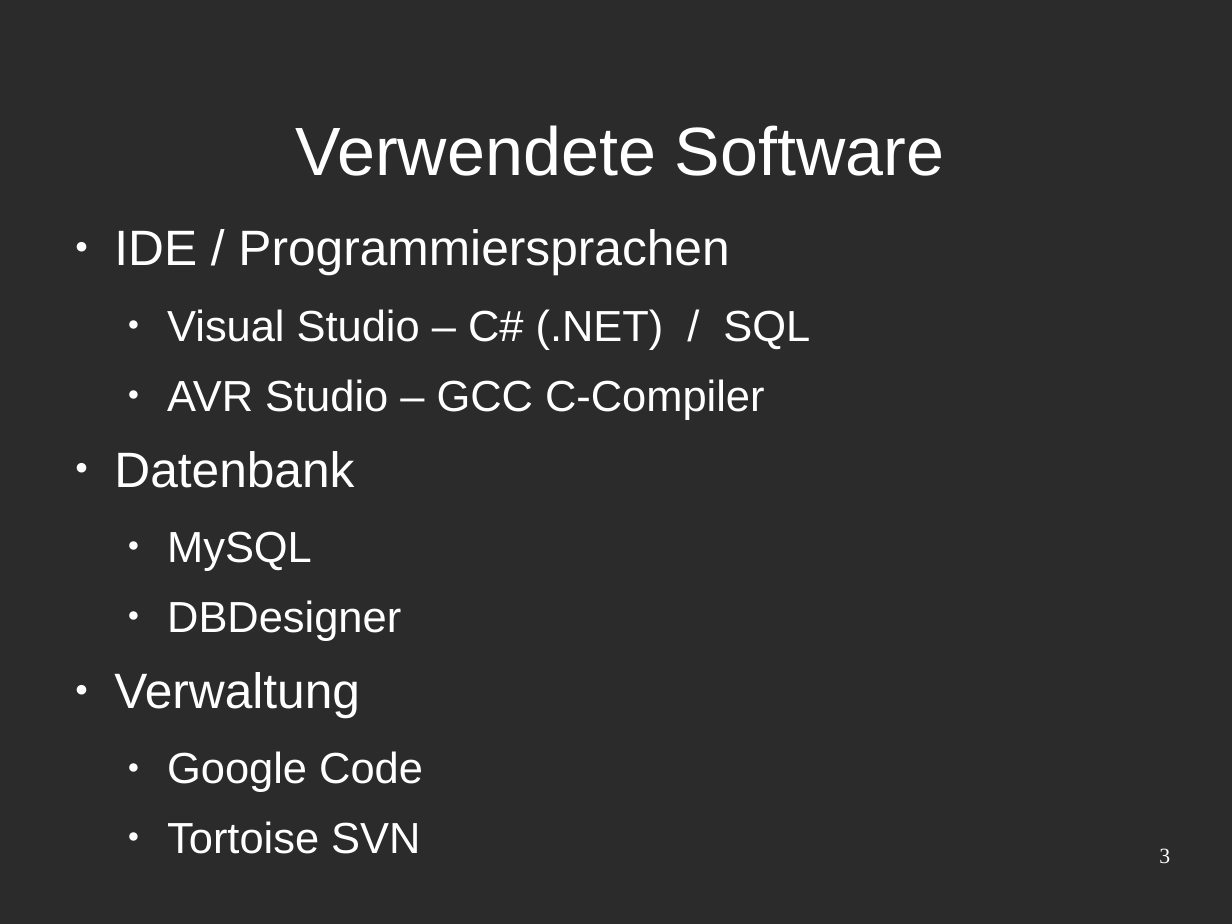
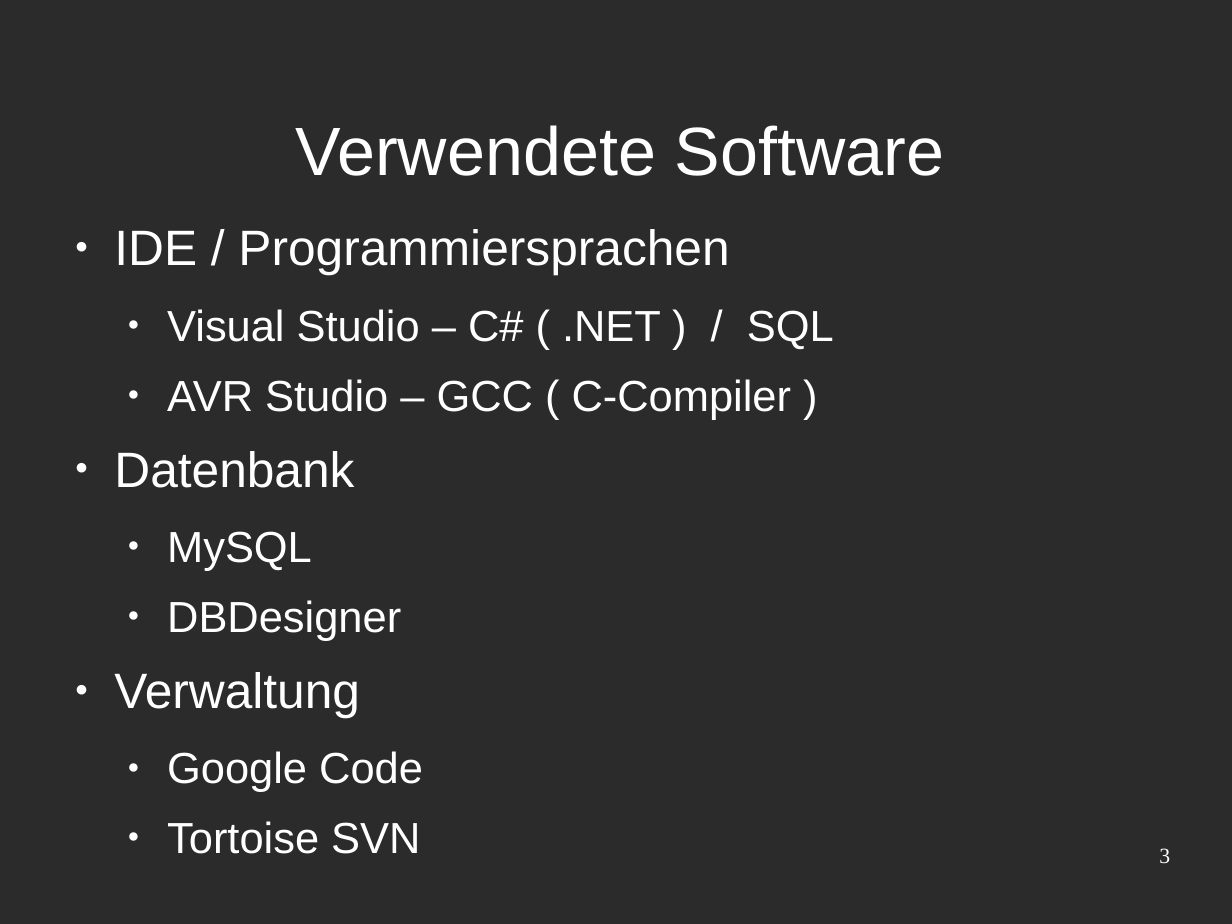
Before and after one commit to Niondir/rika-led, a slide deck: slide 3 of präsentation 3/part 1/präsentation31.odp. Drawn at 1232x924 pixels with LibreOffice and Linux fonts; fonts in the diff are those of the drawing; background and template pictures are left out; a plain dark background stands for a picture behind light text. Boxes give left, top, right and bottom in pixels: in the first picture for what was removed or moved away, otherwise in the second. Text is boxed around its words. In the diff, an @@ line names an element or a change of style, - is before the commit and + after.

```diff
--- a/präsentation 3/part 1/präsentation31.odp
+++ b/präsentation 3/part 1/präsentation31.odp
@@ text at [167,309,834,420]: text changed @@
-  ● Visual Studio – C# (.NET) / SQL
-  ● AVR Studio – GCC C-Compiler
+  ● Visual Studio – C# ( .NET ) / SQL
+  ● AVR Studio – GCC ( C-Compiler )
```
Also in this commit, not shown: 7 other slides changed, 1 slide removed, 1 other file.
